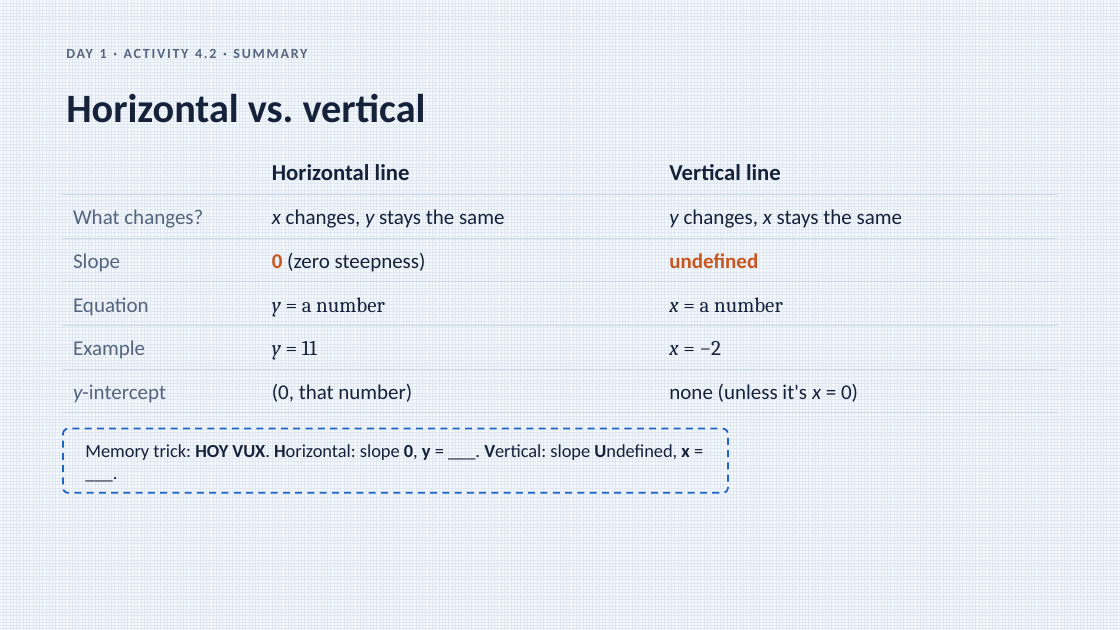
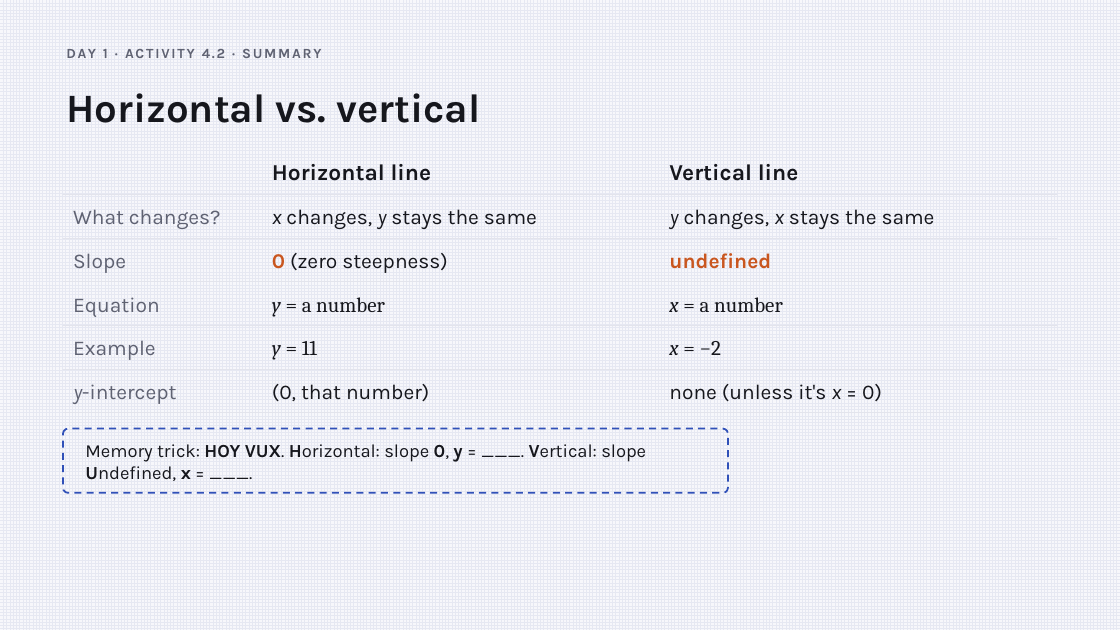
Before and after one commit to Apolloat2022/Algebra1M2U1L4, a slide deck: slide 21 of point-slope-form-lesson4.pptx. Drawn at 1120x630 pixels with LibreOffice and Linux fonts; fonts in the diff are those of the drawing. Boxes give left, top, right and bottom in pixels: in the first picture for what was removed or moved away, otherwise in the second. Text is boxed around its words. In the diff, an @@ line names an element or a change of style, - is before the commit and + after.

```diff
--- a/point-slope-form-lesson4.pptx
+++ b/point-slope-form-lesson4.pptx
@@ background pattern #DFE7F1 on #F5F8FC to pattern #E6E8F2 on #F7F7FB @@
@@ line (63, 194) - (1057, 194): stroke #CDD8E6 0.75 pt to #E3E4EC 0.75 pt @@
@@ line (63, 238) - (1057, 238): stroke #CDD8E6 0.75 pt to #E3E4EC 0.75 pt @@
@@ text "undefined" at <box>669,253,771,269</box>: font Calibri to Karla @@
@@ line (63, 281) - (1057, 281): stroke #CDD8E6 0.75 pt to #E3E4EC 0.75 pt @@
@@ line (63, 326) - (1057, 326): stroke #CDD8E6 0.75 pt to #E3E4EC 0.75 pt @@
@@ text colour #16223A to #16171D in 4 elements at <box>272,297,385,317</box>, <box>669,297,783,312</box>, <box>272,341,317,360</box>, <box>669,341,722,355</box> @@
@@ font Calibri to Karla, text colour #56647D to #5F6272 in 6 elements at <box>103,49,225,58</box>, <box>73,209,221,229</box>, <box>73,253,126,273</box>, <box>73,297,160,317</box>, <box>73,341,156,360</box>, <box>73,384,176,404</box> @@
@@ line (63, 369) - (1057, 369): stroke #CDD8E6 0.75 pt to #E3E4EC 0.75 pt @@
@@ font Calibri to Karla, text colour #16223A to #16171D in 8 elements at <box>66,93,481,123</box>, <box>272,164,432,181</box>, <box>669,164,799,181</box>, <box>272,209,537,229</box>, <box>669,209,935,229</box>, <box>272,253,448,273</box>, <box>272,384,429,401</box>, <box>669,384,882,401</box> @@
@@ line (63, 413) - (1057, 413): stroke #CDD8E6 0.75 pt to #E3E4EC 0.75 pt @@
@@ rounded rectangle "Memory trick: HOY VUX. Horizontal: ..." at <box>63,429,728,493</box>: font Calibri to Karla, text colour #16223A to #16171D; outline #1D64C4 1.5 pt dashed to #3050B8 1.5 pt dashed @@
```
Also in this commit, not shown: 30 other slides changed, 2 other files.
